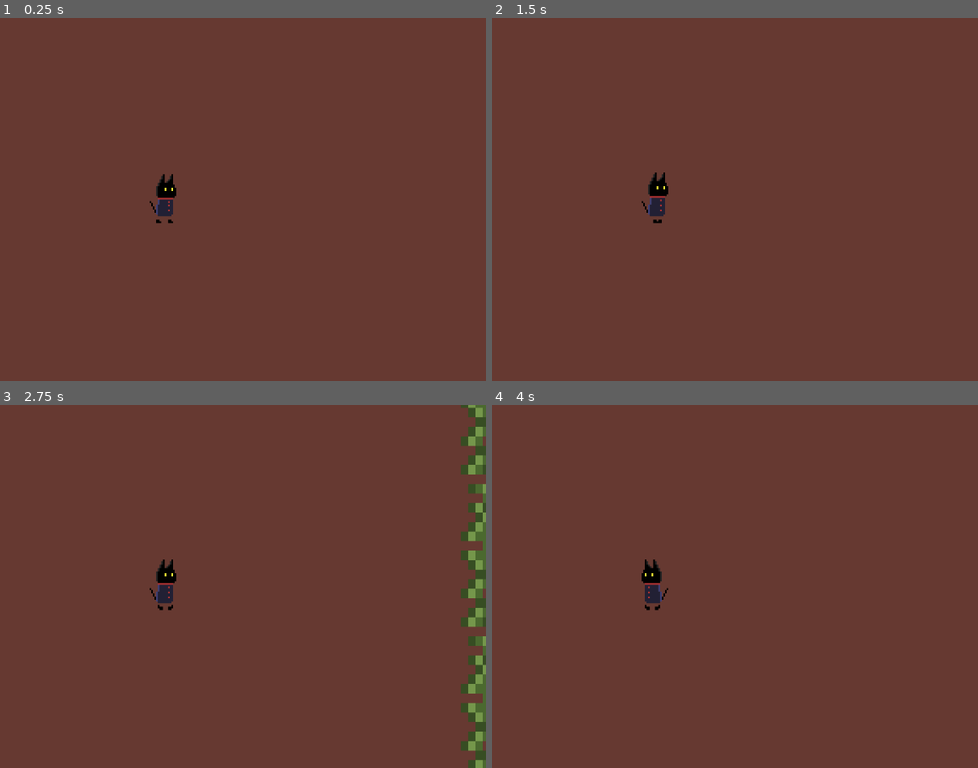
Above: before the commit, frames 1-4 (two rows, left to right).
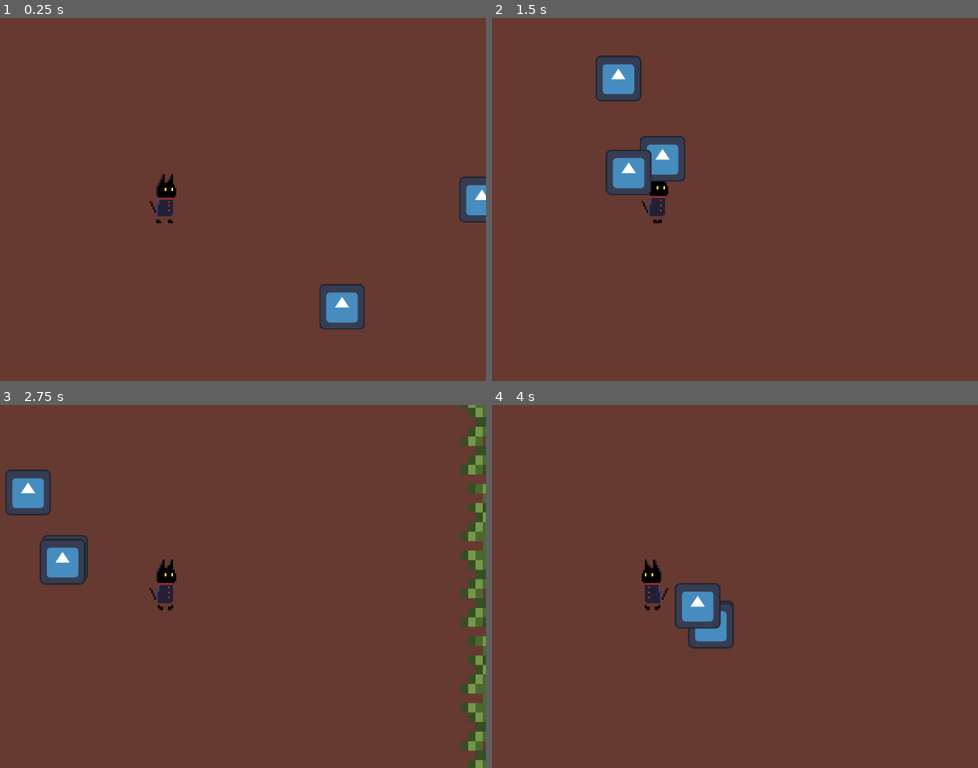
Above: after the commit, the same moments.

Repository: Neko-Lily/gamejam-game2
Game: Godot game, scene res://main.tscn
Two runs of this game, one before a commit and one after it. Both use one fixed random seed, a clock stepped at 60 frames per second and the inputs below. The engine's default icon, where the game draws it, is replaced by a stand-in: a white triangle on a blue panel in a dark square.
Inputs:
- Up to frame 1 (0.25 s): no input
- Up to frame 2 (1.5 s): hold D (move_right) 0.53-1.28 s; hold S (move_down) from 1.28 s (still down)
- Up to frame 3 (2.75 s): release S (move_down) at 2.03 s; hold D (move_right) from 2.03 s (still down)
- Up to frame 4 (4 s): release D (move_right) at 2.78 s; hold W (move_up) 2.78-3.53 s; hold A (move_left) from 3.53 s (still down)

The runs differ from the first frame. In frame 1, 1.8% of the frame differs, in the area x 65-100%, y 43-86%; in frame 2, 3.3%, in the area x 21-40%, y 10-49%; in frame 3, 2.5%; in frame 4, 1.9%.

Commit message:
added basic enemy follow ai

Diff:
--- a/godot-wild-jam-84/entities/enemies/enemy-1/scene/enemy.tscn
+++ b/godot-wild-jam-84/entities/enemies/enemy-1/scene/enemy.tscn
@@ -8,6 +8,7 @@
 
 [node name="enemy" type="CharacterBody2D" groups=["Player"]]
 scale = Vector2(0.75, 0.75)
+collision_mask = 0
 script = ExtResource("1_6bead")
 
 [node name="Sprite2D" type="Sprite2D" parent="."]
--- a/godot-wild-jam-84/entities/enemies/enemy-1/script/enemy.gd
+++ b/godot-wild-jam-84/entities/enemies/enemy-1/script/enemy.gd
@@ -1,9 +1,18 @@
 extends CharacterBody2D
 
 @onready var player = get_tree().get_first_node_in_group("Player")
+@export var SPEED = 300
+@export var max_distance_to_player = 80
+
 
 func _process(delta: float) -> void:
-	pass
+	_move_towards_player(delta)
 
-func _move_towards_player():
+func _move_towards_player(delta: float):
 	var player_position:Vector2 = Vector2(player.global_position.x, player.global_position.y)
+	velocity = global_position.direction_to(player_position) * SPEED
+
+	if global_position.distance_to(player_position) > max_distance_to_player:
+		move_and_slide()
+	else:
+		global_position.move_toward(Vector2(0,0),delta)
--- a/godot-wild-jam-84/main.tscn
+++ b/godot-wild-jam-84/main.tscn
@@ -1,7 +1,8 @@
-[gd_scene load_steps=3 format=3 uid="uid://bur7461y78m75"]
+[gd_scene load_steps=4 format=3 uid="uid://bur7461y78m75"]
 
 [ext_resource type="PackedScene" uid="uid://o72nobllxw1f" path="res://level/scene/level.tscn" id="1_ig7tw"]
 [ext_resource type="PackedScene" uid="uid://bkhfiskncyhjd" path="res://entities/player/scene/player.tscn" id="2_0xm2m"]
+[ext_resource type="PackedScene" uid="uid://dlfa7fhl8msim" path="res://entities/enemies/enemy-1/scene/enemy.tscn" id="3_h2yge"]
 
 [node name="Main" type="Node2D"]
 
@@ -19,3 +20,12 @@
 limit_bottom = 960
 limit_smoothed = true
 editor_draw_limits = true
+
+[node name="enemy" parent="." instance=ExtResource("3_h2yge")]
+position = Vector2(744, 0)
+
+[node name="enemy2" parent="." instance=ExtResource("3_h2yge")]
+position = Vector2(440, 264)
+
+[node name="enemy3" parent="." instance=ExtResource("3_h2yge")]
+position = Vector2(416, -552)
